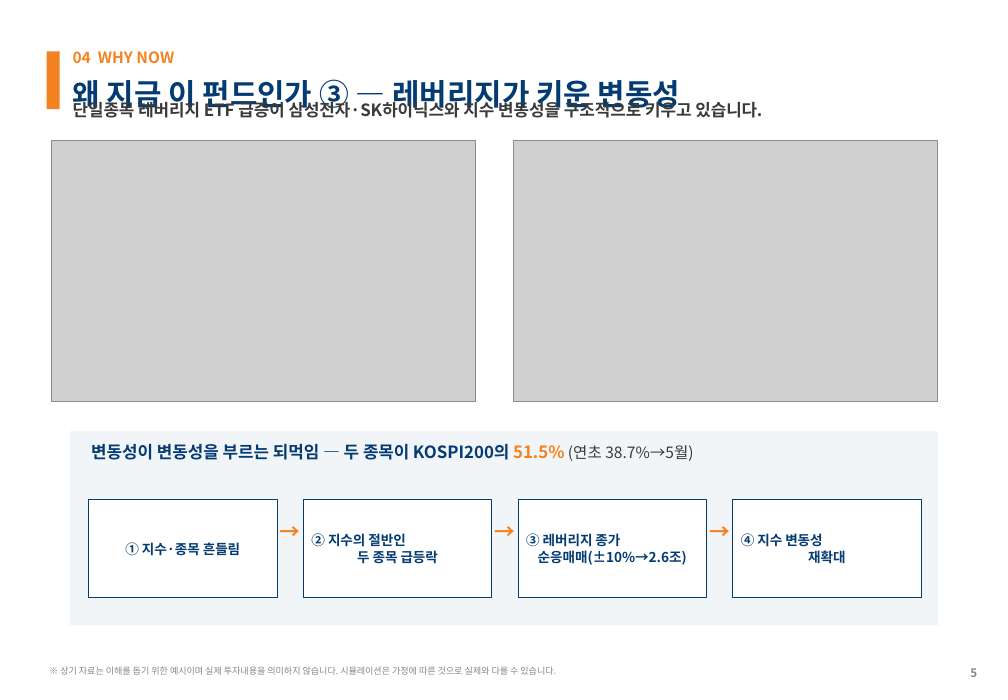
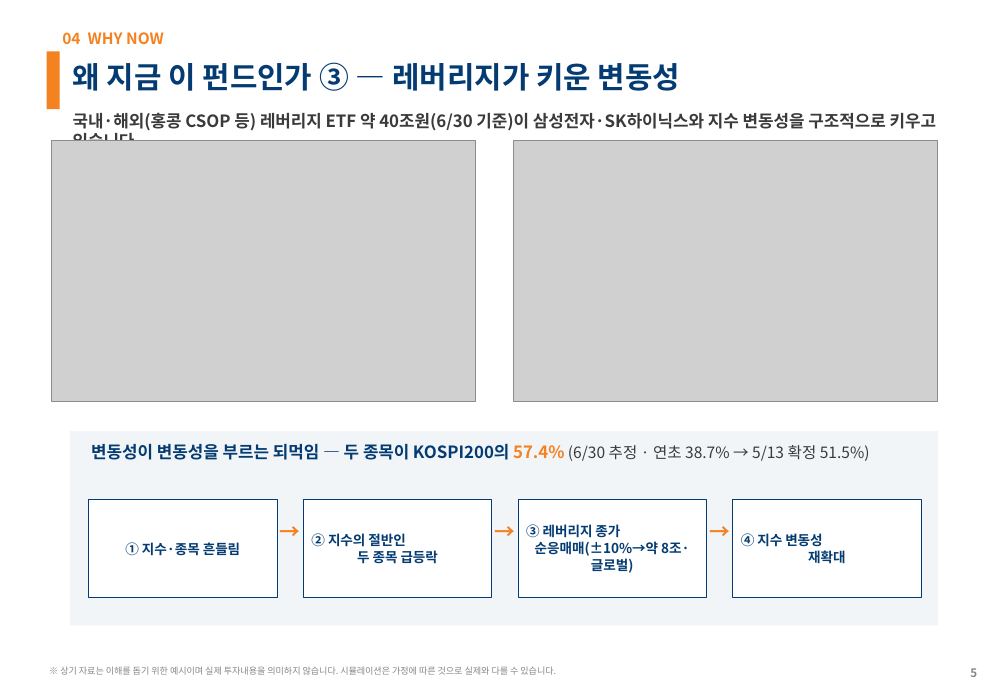
Before and after one commit to gamer383-bit/Volatility-Fund, a slide deck: slide 5 of 제안서/변동성하베스트펀드_KOSPI200_초안.pptx. Drawn at 1008x700 pixels with LibreOffice and Linux fonts; fonts in the diff are those of the drawing; grey boxes stand for pictures. Boxes give left, top, right and bottom in pixels: in the first picture for what was removed or moved away, otherwise in the second. Text is boxed around its words. In the diff, an @@ line names an element or a change of style, - is before the commit and + after.

```diff
--- a/제안서/변동성하베스트펀드_KOSPI200_초안.pptx
+++ b/제안서/변동성하베스트펀드_KOSPI200_초안.pptx
@@ text "04 WHY NOW": place and size @@
-text "04 WHY NOW" at [73, 51, 174, 63]
+text "04 WHY NOW" at [62, 32, 164, 44]
@@ text "왜 지금 이 펀드인가 ③ ..." rewrapped from [73, 75, 680, 113] to [73, 62, 680, 91] @@
@@ text at [73, 112, 936, 141]: text changed @@
-단일종목 레버리지 ETF 급증이 삼성전자·SK하이닉스와 지수 변동성을 구조적으로 키우고 있습니다.
+국내·해외(홍콩 CSOP 등) 레버리지 ETF 약 40조원(6/30 기준)이 삼성전자·SK하이닉스와 지수 변동성을 구조적으로 키우고 있습니다.
@@ text at [91, 444, 870, 461]: text changed @@
-변동성이 변동성을 부르는 되먹임 — 두 종목이 KOSPI200의 51.5% (연초 38.7%→5월)
+변동성이 변동성을 부르는 되먹임 — 두 종목이 KOSPI200의 57.4% (6/30 추정 · 연초 38.7% → 5/13 확정 51.5%)
@@ text at [526, 524, 689, 573]: text changed @@
-③ 레버리지 종가
-순응매매(±10%→2.6조)
+③ 레버리지 종가
+순응매매(±10%→약 8조·글로벌)
```
Also in this commit, not shown: 2 other slides changed, 4 other files.
